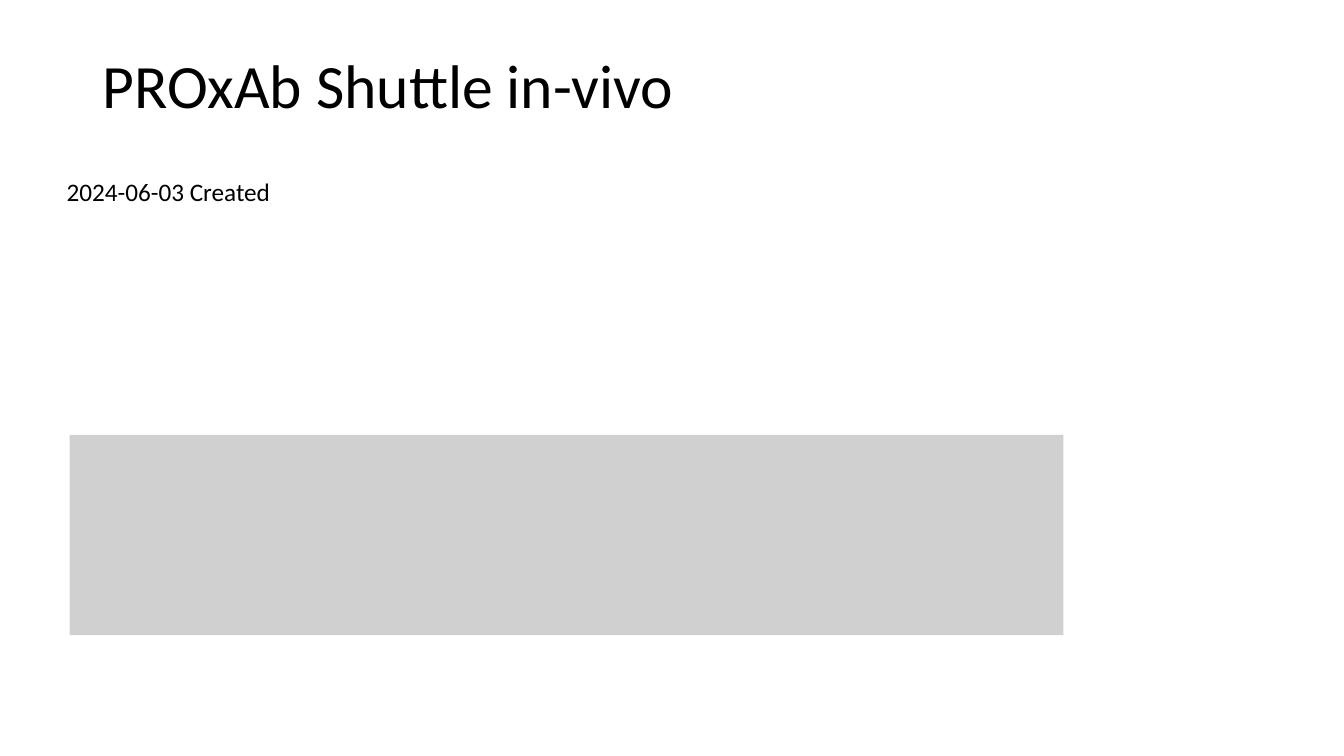
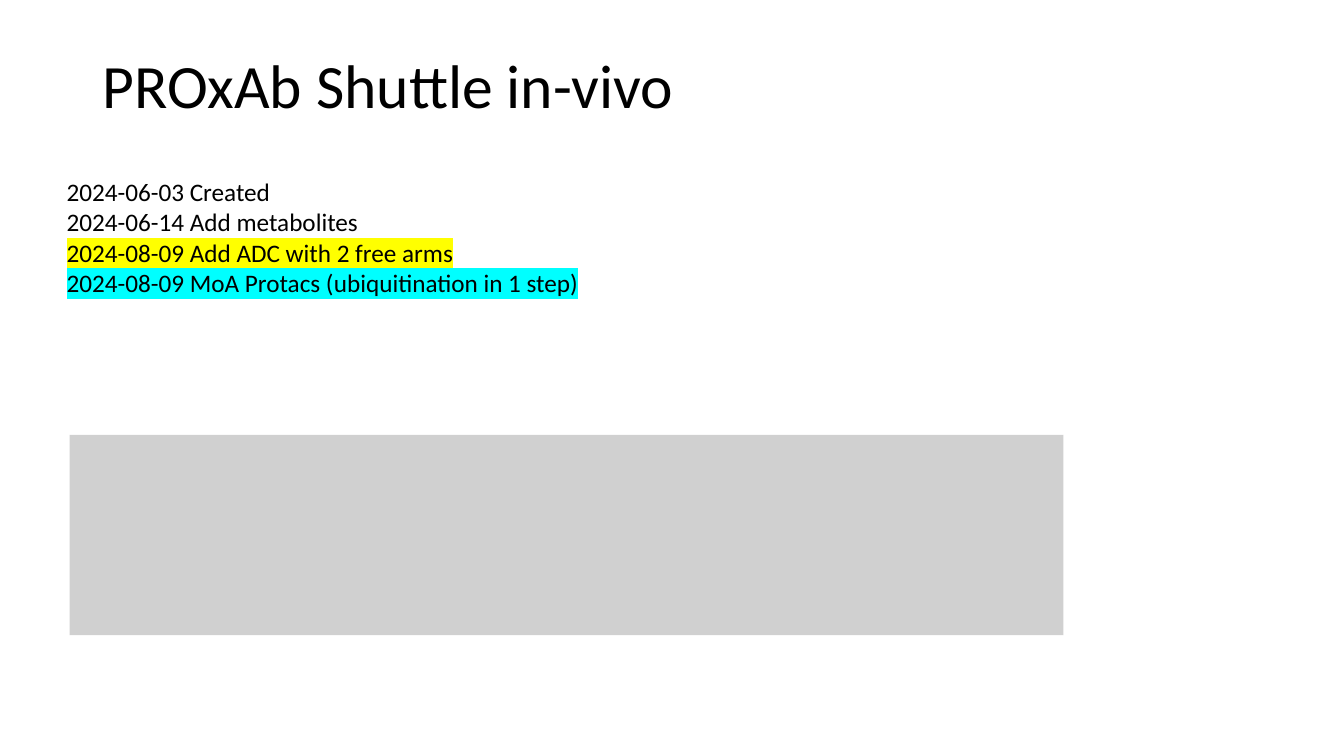
Before and after one commit to judith-stein/hc-protac-shuttle-rshiny-in-vivo, a slide deck: slide 1 of www/logistic_pk_pd_equations_explained.pptx. Drawn at 1344x756 pixels with LibreOffice and Linux fonts; fonts in the diff are those of the drawing; grey boxes stand for pictures. Boxes give left, top, right and bottom in pixels: in the first picture for what was removed or moved away, otherwise in the second. Text is boxed around its words. In the diff, an @@ line names an element or a change of style, - is before the commit and + after.

Commit message:
ADC with 2 free arms

```diff
--- a/www/logistic_pk_pd_equations_explained.pptx
+++ b/www/logistic_pk_pd_equations_explained.pptx
@@ text at box(67, 213, 578, 296): paragraphs added @@
+2024-06-14 Add metabolites
+2024-08-09 Add ADC with 2 free arms
+2024-08-09 MoA Protacs (ubiquitination in 1 step)
```
Also in this commit, not shown: 20 other slides changed, 35 slides added, 7 other files.
